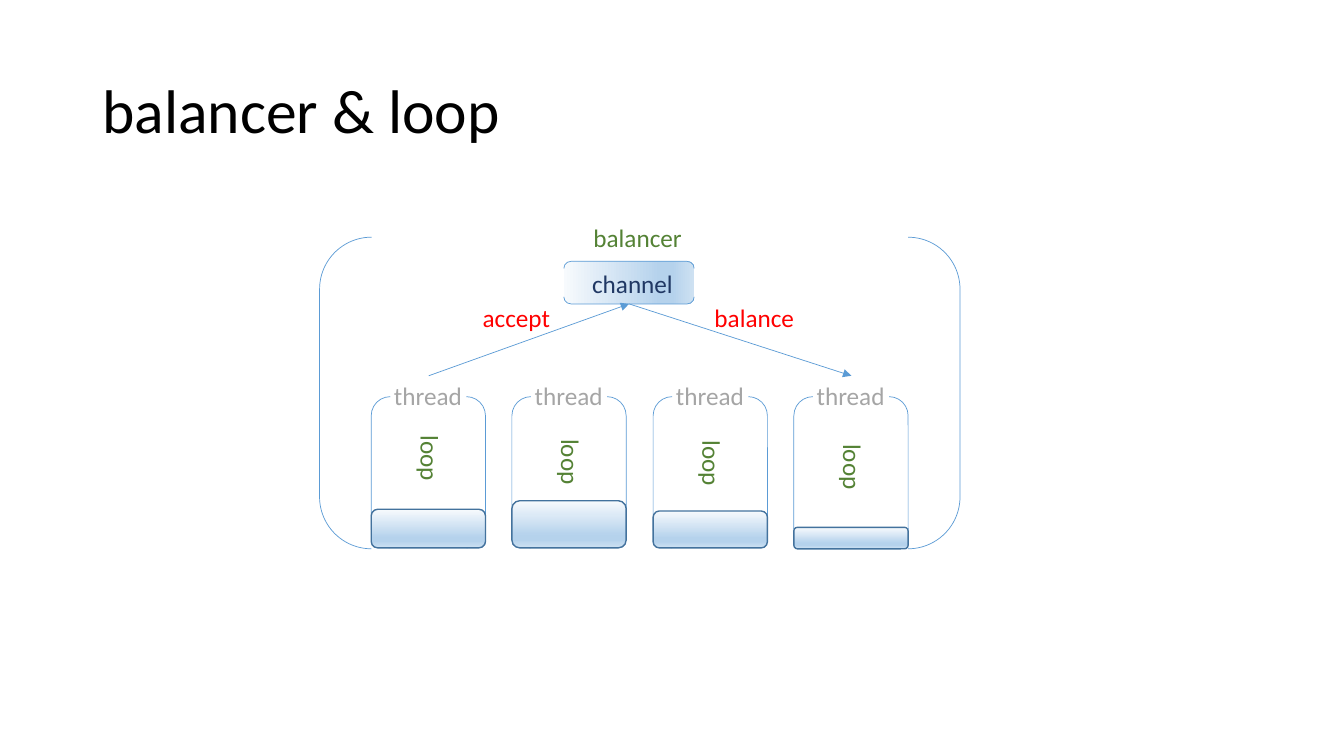
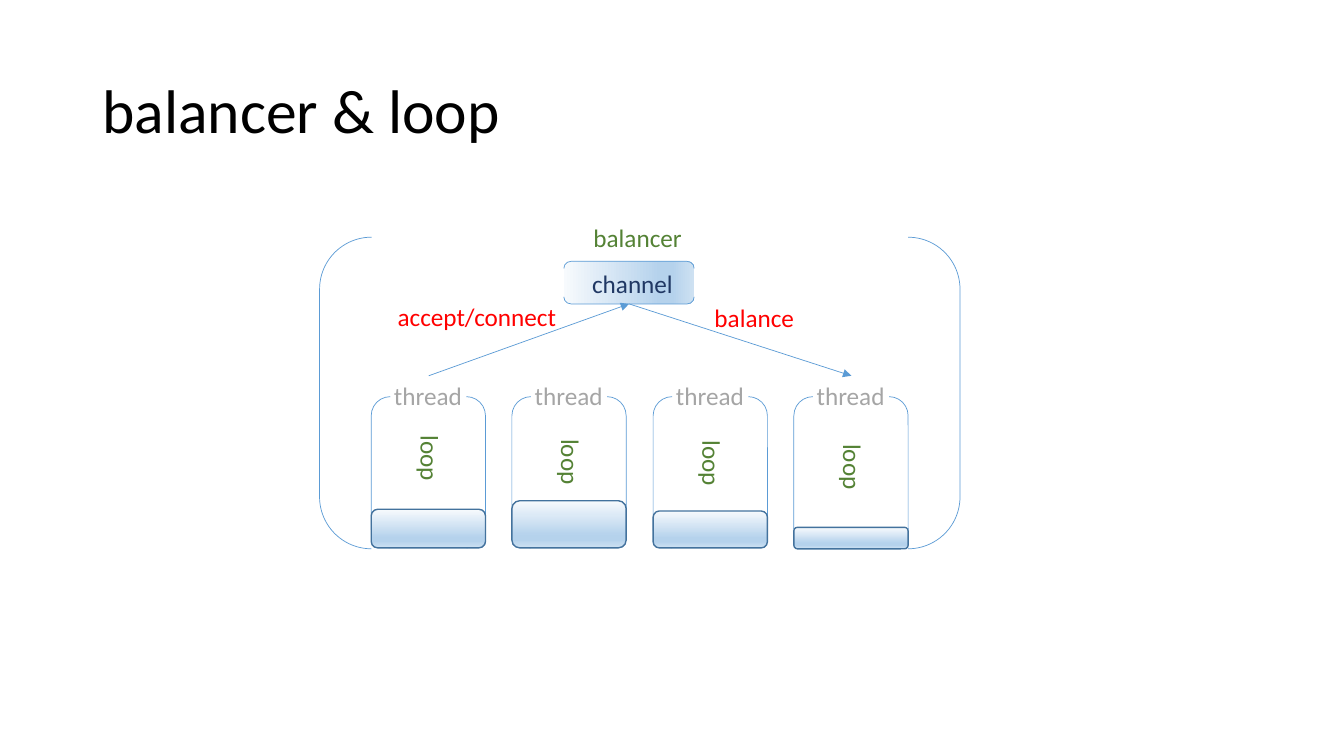
Before and after one commit to dennis-kk/knet, a slide deck: slide 4 of doc/knet.pptx. Drawn at 1344x756 pixels with LibreOffice and Linux fonts; fonts in the diff are those of the drawing. Boxes give left, top, right and bottom in pixels: in the first picture for what was removed or moved away, otherwise in the second. Text is boxed around its words. In the diff, an @@ line names an element or a change of style, - is before the commit and + after.

```diff
--- a/doc/knet.pptx
+++ b/doc/knet.pptx
@@ text at box(398, 308, 556, 332): text changed @@
-accept
+accept/connect
```
Also in this commit, not shown: 2 other slides changed, 26 other files.
